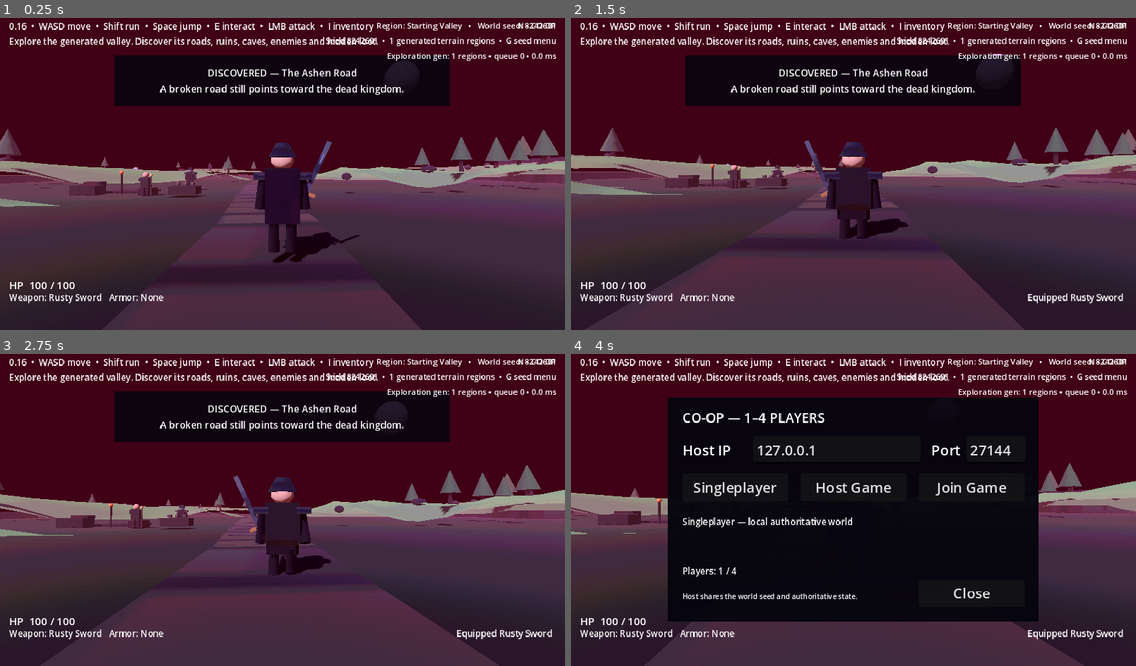
Above: before the commit, frames 1-4 (two rows, left to right).
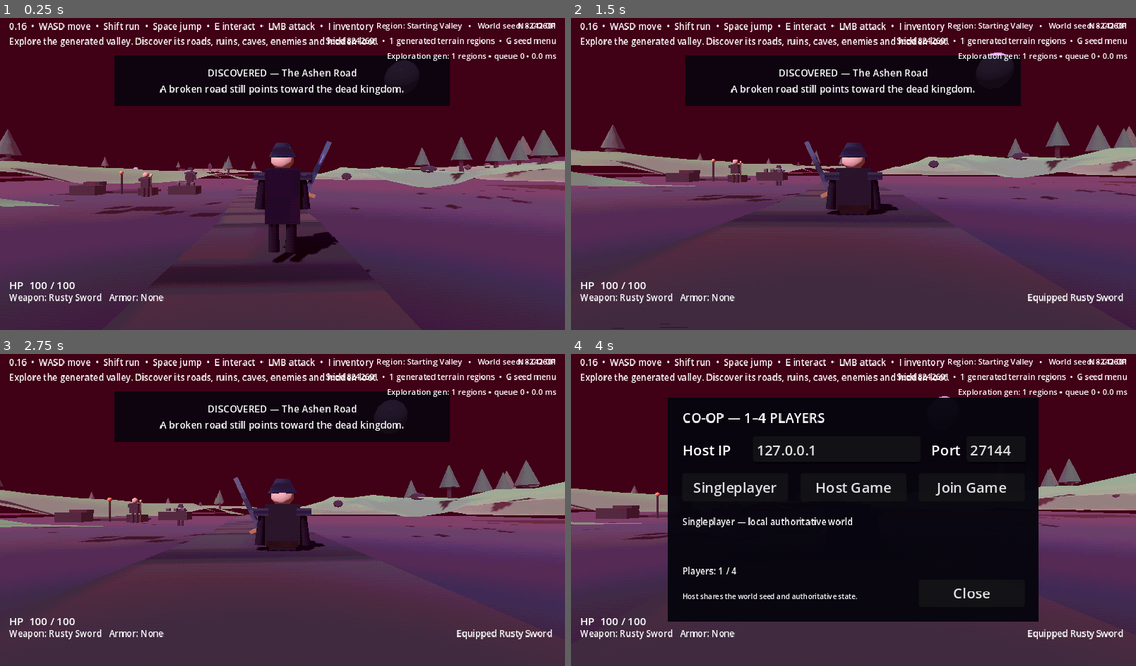
Above: after the commit, the same moments.

Repository: jasonjllind-cpu/aispel
Game: Godot game, scene res://main.tscn
Two runs of this game, one before a commit and one after it. Both use one fixed random seed, a clock stepped at 60 frames per second and the inputs below.
Inputs (mouse positions are in pixels of both pictures, inside the frame that each line leads up to):
- Up to frame 1 (0.25 s): no input
- Up to frame 2 (1.5 s): tap Enter at 0.5 s; move the mouse to (881, 170) at 0.52 s; press the mouse at (881, 170) at 0.53 s; hold W (move_forward) from 0.53 s (still down); tap Space (jump) at 0.77 s; move the mouse to (825, 174) at 1.27 s; release the mouse at (825, 174) at 1.28 s; tap R (equip_next) at 1.35 s
- Up to frame 3 (2.75 s): keep holding W (move_forward); tap Space (jump) at 1.52 s; move the mouse to (293, 500) at 2.02 s; hold E (interact) from 2.03 s (still down)
- Up to frame 4 (4 s): keep holding W (move_forward); tap Space (jump) at 2.75, 3.02, 3.77 s; move the mouse to (847, 513) at 2.77 s; release E (interact) at 2.78 s; tap Shift (sprint) at 2.85 s; move the mouse to (893, 510) at 3.52 s; tap N at 3.6 s

The runs differ from the first frame. In frame 1, 5.3% of the frame differs, in the area x 0-100%, y 50-100%; in frame 2, 11%; in frame 3, 11%, in the area x 0-100%, y 14-100%; in frame 4, 4.8%.

Commit message:
Move safety floor below generated terrain

Diff:
--- a/scripts/world_runtime.gd
+++ b/scripts/world_runtime.gd
@@ -14,10 +14,15 @@
 	if DisplayServer.get_name() == "headless":
 		return
 	_build_environment()
-	_build_ground()
+	_build_safety_floor()
 	_spawn_player()
 	_build_retro_postprocess()
 	_build_hud()
+
+func _build_safety_floor() -> void:
+	# A hidden fallback below generated terrain catches the player only if a
+	# terrain chunk has not finished building yet.
+	_add_static_box(self, Vector3(0, -6.0, 0), Vector3(230, 8.0, 230), Color("171722"))
 
 func _install_runtime_performance_monitor() -> void:
 	if has_node("RuntimePerformanceMonitor"):
